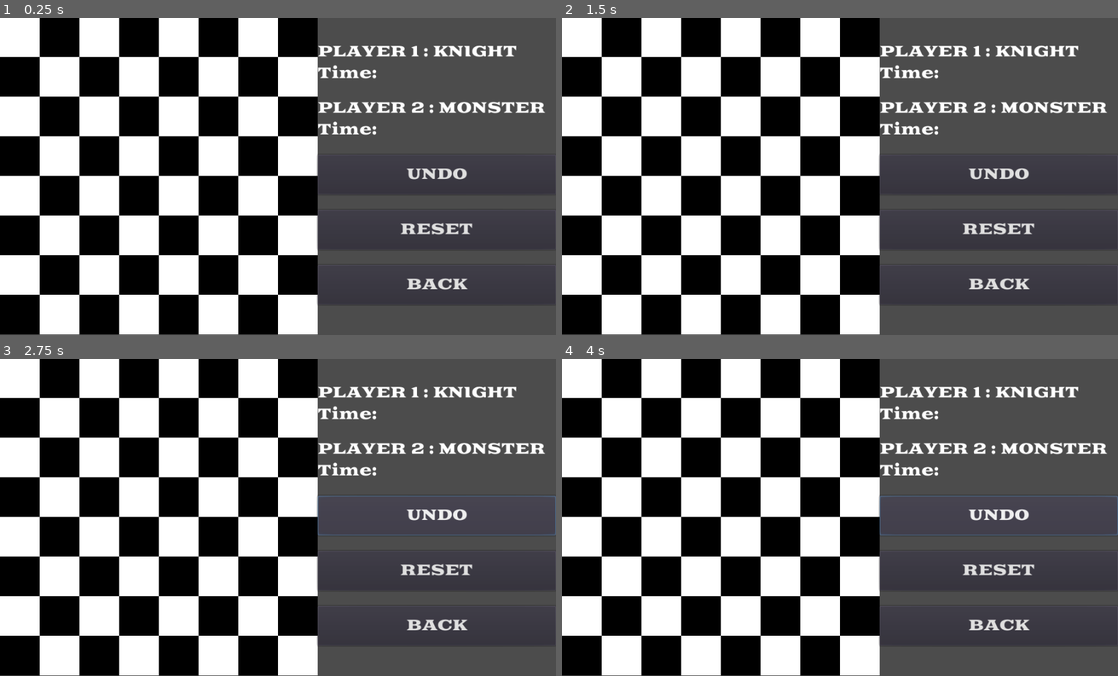
Above: before the commit, frames 1-4 (two rows, left to right).
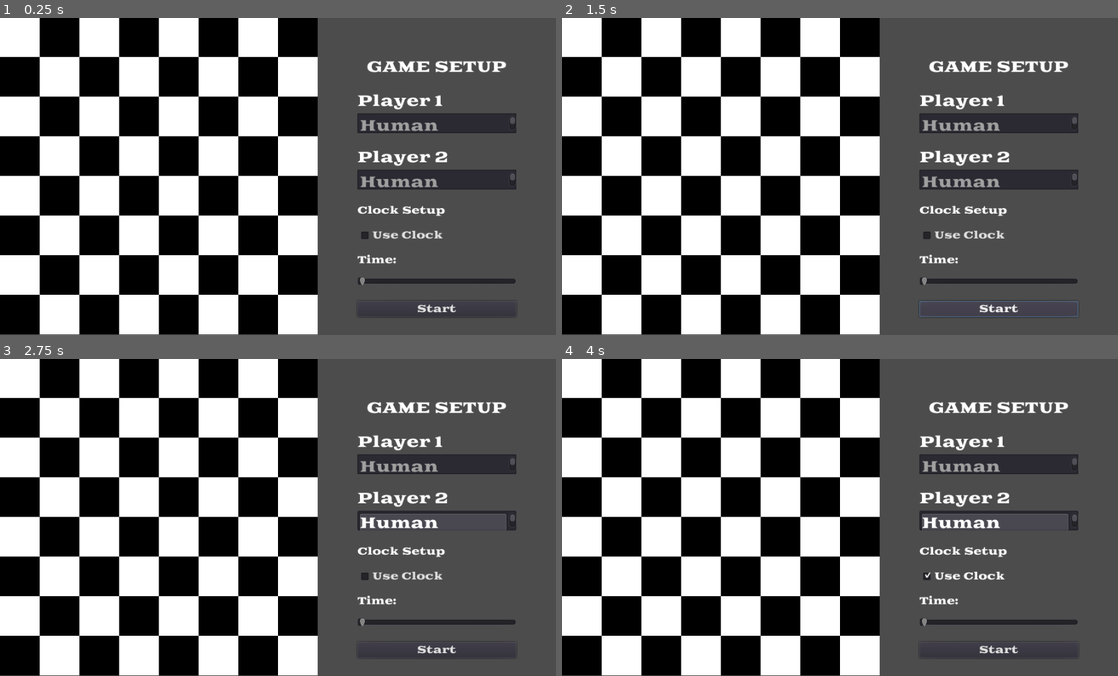
Above: after the commit, the same moments.

Repository: danielxf007/KMCheckers
Game: Godot game, scene res://Main.tscn
The game is run twice, just before and just after one commit, with the same random seed, the same clock (stepped at 60 frames per second) and the same inputs.
Inputs (mouse positions are in pixels of both pictures, inside the frame that each line leads up to):
- Up to frame 1 (0.25 s): no input
- Up to frame 2 (1.5 s): click (1001, 309) at 0.5 s, where only the run after the commit has a clickable "Start"; click (1001, 309) at 1.25 s, where only the run after the commit has a clickable "Start"
- Up to frame 3 (2.75 s): click (439, 514) at 2 s, where only the run before the commit has a clickable "UNDO"
- Up to frame 4 (4 s): click (1001, 577) at 2.75 s, where only the run after the commit has a clickable "Use Clock"; click (1001, 514) at 3.5 s, where only the run before the commit has a clickable "UNDO"

The runs differ from the first frame. In frame 1, 7.2% of the frame differs, in the area x 56-98%, y 8-95%; in frame 2, 7.2%; in frame 3, 7.5%; in frame 4, 7.5%, in the area x 56-100%, y 8-95%.

Commit message:
piece scene eliminated

Diff:
--- a/Main.tscn
+++ b/Main.tscn
@@ -1,6 +1,6 @@
 [gd_scene load_steps=3 format=2]
 
-[ext_resource path="res://UI/GamePlayUI.tscn" type="PackedScene" id=1]
+[ext_resource path="res://UI/GameSetUpUI.tscn" type="PackedScene" id=1]
 [ext_resource path="res://tiles/board.tres" type="TileSet" id=2]
 
 [node name="Main" type="Node"]
@@ -11,4 +11,4 @@
 format = 1
 tile_data = PoolIntArray( 0, 1, 0, 1, 0, 0, 2, 1, 0, 3, 0, 0, 4, 1, 0, 5, 0, 0, 6, 1, 0, 7, 0, 0, 65536, 0, 0, 65537, 1 …(755 unchanged characters)…
 
-[node name="GamePlayUI" parent="." instance=ExtResource( 1 )]
+[node name="GameSetUpUI" parent="." instance=ExtResource( 1 )]
--- a/piece/Piece.tscn
+++ /dev/null
@@ -1,9 +0,0 @@
-[gd_scene load_steps=3 format=2]
-
-[ext_resource path="res://animations/piece_anim.tres" type="SpriteFrames" id=1]
-[ext_resource path="res://scripts/piece.gd" type="Script" id=2]
-
-[node name="Piece" type="AnimatedSprite"]
-frames = ExtResource( 1 )
-animation = "KnightAnim"
-script = ExtResource( 2 )
--- a/project.godot
+++ b/project.godot
@@ -7,6 +7,16 @@
 ;   param=value ; assign values to parameters
 
 config_version=4
+
+_global_script_classes=[ {
+"base": "AnimatedSprite",
+"class": "Piece",
+"language": "GDScript",
+"path": "res://scripts/piece.gd"
+} ]
+_global_script_class_icons={
+"Piece": ""
+}
 
 [application]
 
